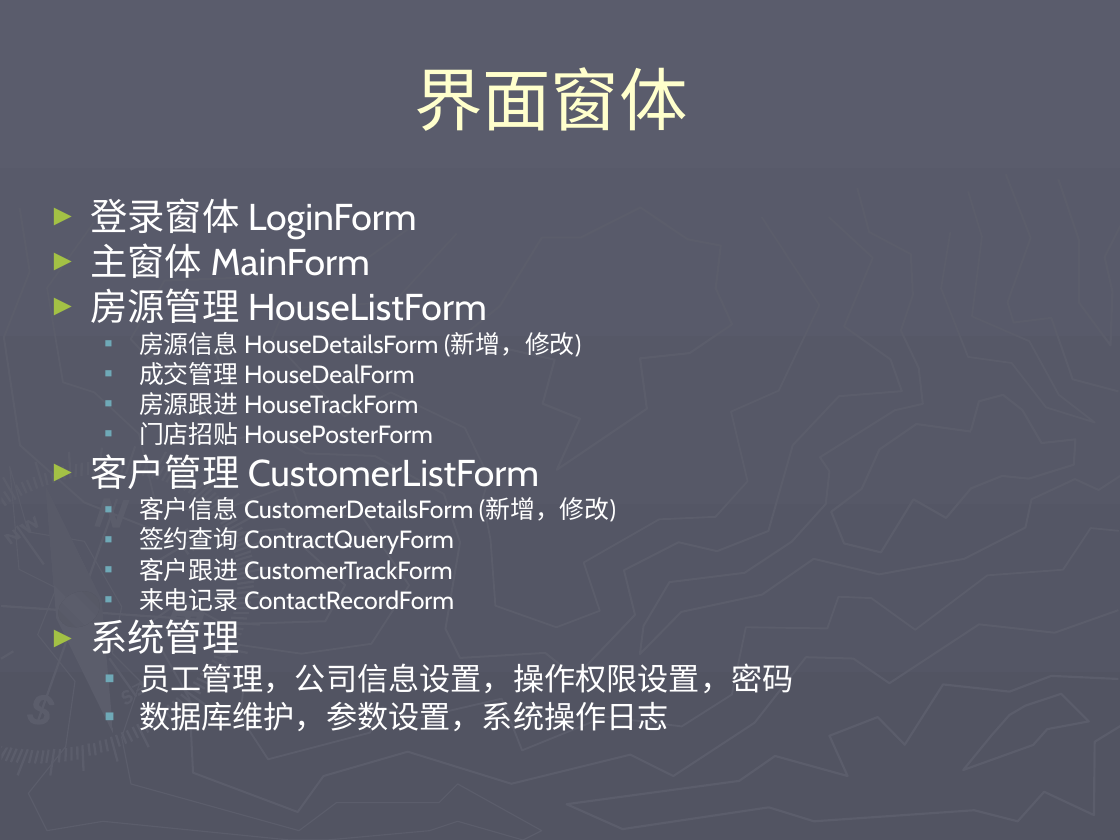
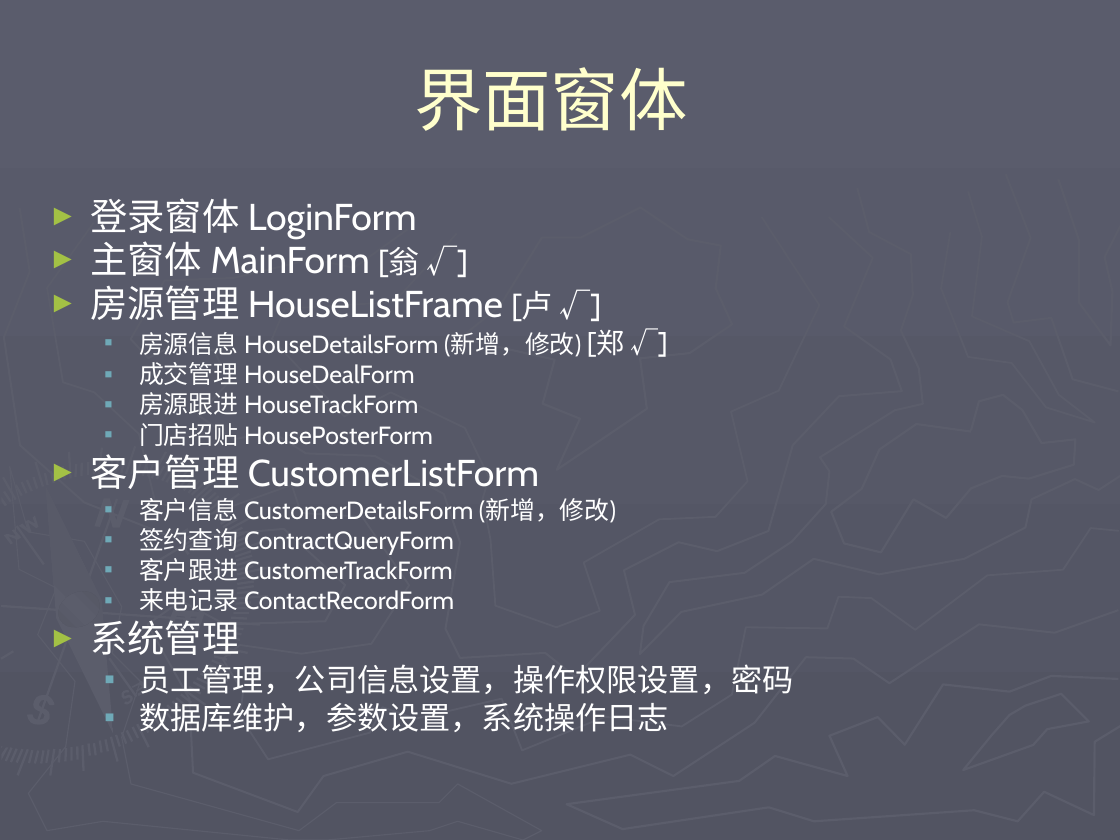
Before and after one commit to honj51/ideacode, a slide deck: slide 2 of doc/房产中介管理/程序界面设计.ppt. Drawn at 1120x840 pixels with LibreOffice and Linux fonts; fonts in the diff are those of the drawing. Boxes give left, top, right and bottom in pixels: in the first picture for what was removed or moved away, otherwise in the second. Text is boxed around its words. In the diff, an @@ line names an element or a change of style, - is before the commit and + after.

```diff
--- a/doc/房产中介管理/程序界面设计.ppt
+++ b/doc/房产中介管理/程序界面设计.ppt
@@ text at bbox=[90, 241, 624, 357]: text changed @@
-► 主窗体 MainForm
-► 房源管理 HouseListForm
-  ▪ 房源信息 HouseDetailsForm (新增，修改)
+► 主窗体 MainForm [翁 √]
+► 房源管理 HouseListFrame [卢 √]
+  ▪ 房源信息 HouseDetailsForm (新增，修改) [郑 √]
```
Also in this commit, not shown: 1 other slide changed, 2 slides added, 8 slides removed, 23 other files.
